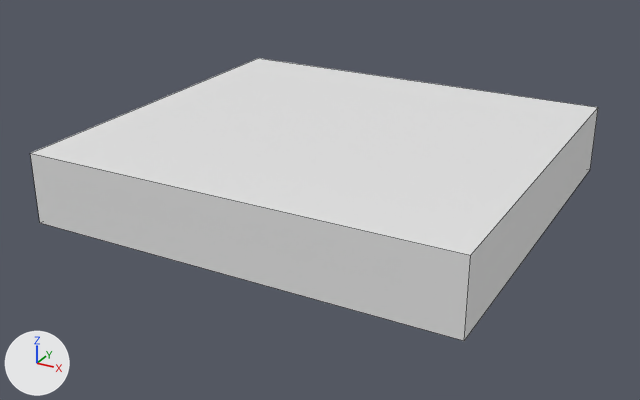
Renders of the Blender file Assets/Models/Blend/Buildings/Stone/ShortWall.blend from each side of a commit.
The view is the same before and after, from a camera (50 mm lens) standing at (0.597, -1.528, 0.912) and looking at (-0.509, 0.483, -0.093). The lights are fixed; the arrows at lower left show +X, +Y and +Z. Mesh edges are drawn as thin lines.

Script lines for the objects in view, before the commit:
```python
me_cube_001 = bpy.data.meshes.new('Cube.001')
me_cube_001.from_pydata(...)  # a box spanning x -1.1..0.1, y 0.0..1.1, z -0.1..0.1
ob_shortwall = bpy.data.objects.new('ShortWall', me_cube_001)
ob_shortwall.location = (0.0, 0.0, 0.0)
```
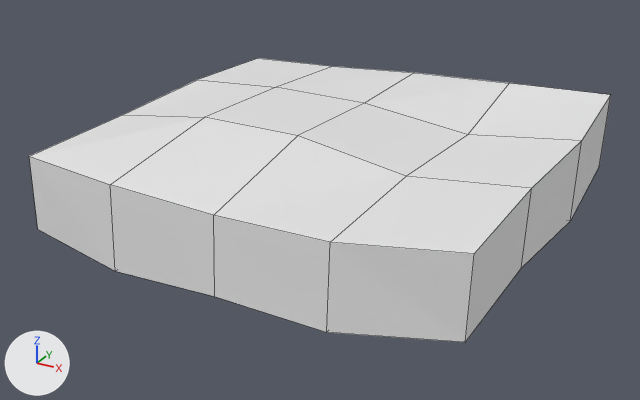
Changed parts and their boxes (x1, y1, x2, y2) in the pictures (640 x 400 px):
'ShortWall', reshaped
    before: (30, 58, 598, 341)
    after: (29, 58, 611, 342)

Diff of the bpy script that builds the scene:
```diff
--- a/Assets/Models/Blend/Buildings/Stone/ShortWall.blend.py
+++ b/Assets/Models/Blend/Buildings/Stone/ShortWall.blend.py
@@ me_cube_001 @@
 # used by ob_shortwall; location = (0.0, 0.0, 0.0)
-me_cube_001.from_pydata(...)  # 8 vertices, 6 faces; spans x -1.1..0.1, y 0.0..1.1, z -0.1..0.1
+me_cube_001.from_pydata(...)  # 40 vertices, 38 faces; spans x -1.1..0.135, y -0.051..1.135, z -0.147..0.142
+# me_cube_001 part 1
+# 6 vertices are removed from x -1.1..0.1, y 0.0..1.1, z -0.1..0.1
+# 6 faces are deleted
+# 38 vertices are added at x -1.1..0.135, y -0.051..1.135, z -0.147..0.142
+# 38 new faces join them
```
